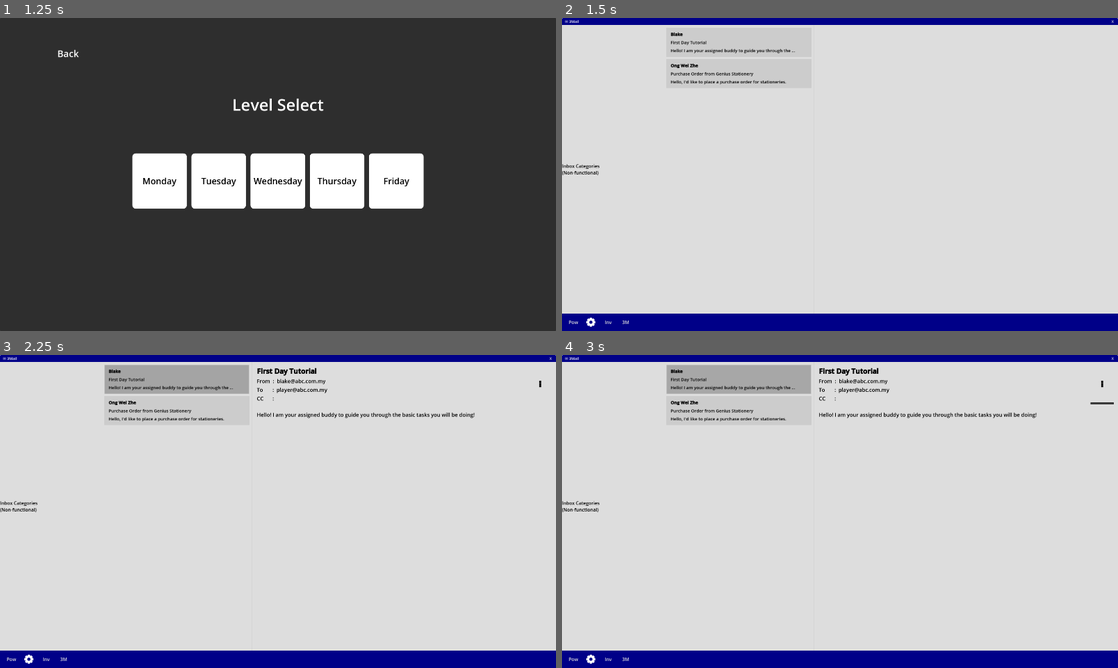
Above: before the commit, frames 1-4 (two rows, left to right).
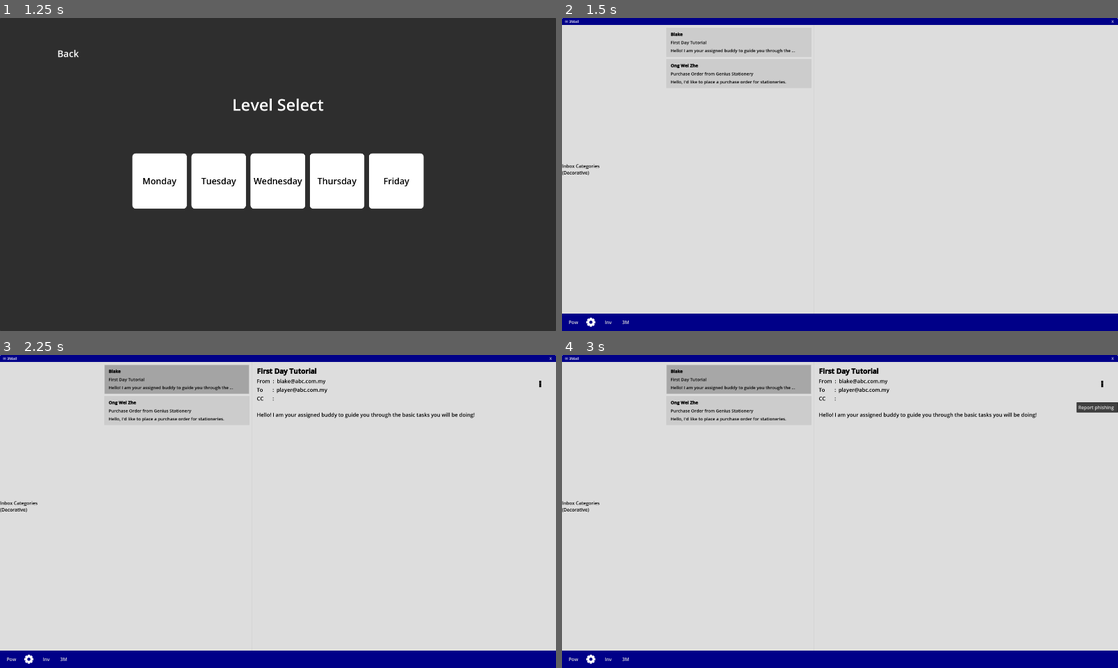
Above: after the commit, the same moments.

Repository: Wong-Kai-Lun/gamified-cybersecurity-awareness-training
Game: Godot game, scene res://game/main_menu/main_menu.tscn
The game is run twice, just before and just after one commit, with the same random seed, the same clock (stepped at 60 frames per second) and the same inputs.
Inputs (mouse positions are in pixels of both pictures, inside the frame that each line leads up to):
- Up to frame 1 (1.25 s): click "New Game" at 0.5 s
- Up to frame 2 (1.5 s): click "Monday" at 1.25 s
- Up to frame 3 (2.25 s): click (177, 380) at 2.02 s
- Up to frame 4 (3 s): click "⋮" at 2.75 s

Frame 1 is identical in both runs. In frame 2, less than 0.1% of the frame differs, in the area x 0-7%, y 48-51%; in frame 3, less than 0.1%; in frame 4, 0.3%, in the area x 0-100%, y 15-51%.

Commit message:
Remove EmailBodyBase Placeholder
- EmailBodyBase now show the player's email instead of placeholder.

Diff:
--- a/godot/game/main_game/programs/email_client/email_body/email_body_base.gd
+++ b/godot/game/main_game/programs/email_client/email_body/email_body_base.gd
@@ -6,17 +6,28 @@
 @onready var cc_rtl: RichTextLabel = $PanelContainer/MarginContainer/VBoxContainer/HBoxContainer/Header/CCSection/CCRTL
 @onready var body_rtl: RichTextLabel = $PanelContainer/MarginContainer/VBoxContainer/ScrollContainer/BodyRTL
 
+@onready var menu_btn: MenuButton = $PanelContainer/MarginContainer/VBoxContainer/HBoxContainer/MenuButton
+
 var email_data: EmailData
 
 func _ready() -> void:
 	subject.bbcode_enabled = true
 	body_rtl.bbcode_enabled = true
 
+	var pop_up_menu: PopupMenu = menu_btn.get_popup()
+	pop_up_menu.add_item("Report phishing", 0)
+	pop_up_menu.id_pressed.connect(_on_report_pressed)
+
 func setup(data: EmailData) -> void:
 	email_data = data
 
 	subject.append_text("[b]" + data.subject)
 	from_rtl.text = data.sender_address
-	to_rtl.text = "player@abc.com.my"
+	to_rtl.text = data.to_address
 	cc_rtl.text = data.cc_address
 	body_rtl.append_text(data.email_body)
+
+func _on_report_pressed(id: int) -> void:
+	match id:
+		0:
+			print("Report Button Pressed!")
--- a/godot/game/main_game/programs/email_client/email_body/email_body_base.tscn
+++ b/godot/game/main_game/programs/email_client/email_body/email_body_base.tscn
@@ -82,7 +82,6 @@
 focus_mode = 2
 theme_override_colors/default_color = Color(0, 0, 0, 1)
 theme_override_font_sizes/normal_font_size = 18
-text = "example@3mail.com"
 fit_content = true
 selection_enabled = true
 drag_and_drop_selection_enabled = false
@@ -111,7 +110,6 @@
 focus_mode = 2
 theme_override_colors/default_color = Color(0, 0, 0, 1)
 theme_override_font_sizes/normal_font_size = 18
-text = "example@3mail.com"
 fit_content = true
 selection_enabled = true
 drag_and_drop_selection_enabled = false
@@ -140,7 +138,6 @@
 focus_mode = 2
 theme_override_colors/default_color = Color(0, 0, 0, 1)
 theme_override_font_sizes/normal_font_size = 18
-text = "example@3mail.com"
 fit_content = true
 selection_enabled = true
 drag_and_drop_selection_enabled = false
--- a/godot/game/main_game/programs/email_client/email_client.gd
+++ b/godot/game/main_game/programs/email_client/email_client.gd
@@ -33,7 +33,6 @@
 		var incoming_email_instance := incoming_email.instantiate()
 		incoming_email_vbox.add_child(incoming_email_instance)
 		incoming_email_instance.setup(email_data)
-
 		incoming_email_instance.opened.connect(_on_email_selected)
 
 func _on_email_selected(email_data: EmailData) -> void:
--- a/godot/game/main_game/programs/email_client/email_client.tscn
+++ b/godot/game/main_game/programs/email_client/email_client.tscn
@@ -65,7 +65,7 @@
 focus_mode = 2
 theme_override_colors/default_color = Color(0, 0, 0, 1)
 text = "Inbox Categories
-(Non-functional)"
+(Decorative)"
 fit_content = true
 selection_enabled = true
 drag_and_drop_selection_enabled = false
